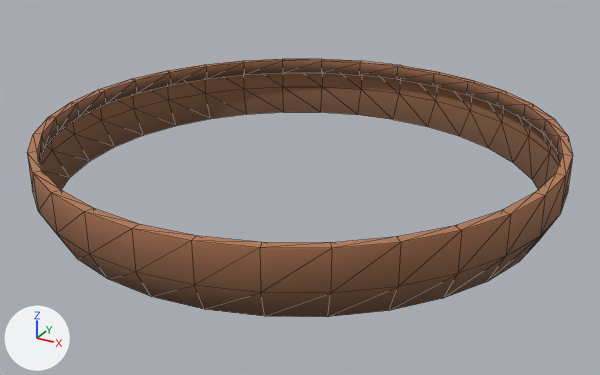
One commit to the glTF model assets/models/environment/EnvWalls.glb: the scene before it, then after it.
Camera for both pictures: a 50 mm lens placed at (65.0, -118.2, 52.6), pointed at (0.7, -1.3, -5.9). The lights are fixed; the arrows at lower left show +X, +Y and +Z. The older version comes first. Mesh edges are drawn as thin lines. Objects named as collision shapes, trigger or cutter boxes, shadow casters or lower levels of detail are left out. Where no turn or scale is listed for an object, it has been applied to the vertices. Vertices at exactly the same position are counted once.

Names of what the first picture shows: 'EnvWalls'.
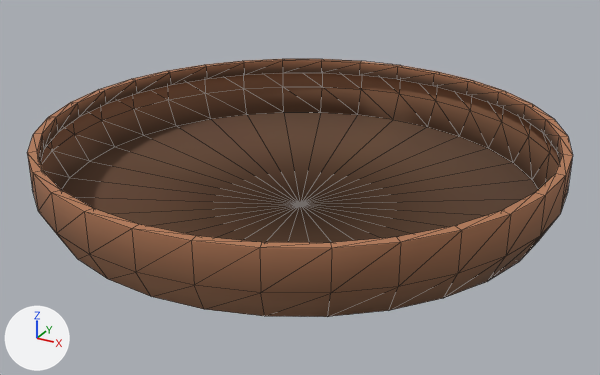
Where the change shows, as pixel boxes [x1, y1, x2, y2] in the pictures (600 x 375 px):
part 1 of me_cylinder_014, added (brown): after [62, 112, 538, 243]

Diff of the bpy script that builds the scene:
```diff
--- a/assets/models/environment/EnvWalls.glb.py
+++ b/assets/models/environment/EnvWalls.glb.py
@@ me_cylinder_014 @@
 # used by ob_envwalls; location = (0.0, 0.0, 0.0)
-me_cylinder_014.from_pydata(...)  # 160 vertices, 256 faces; spans x -44.8..44.8, y -44.8..44.8, z -6.6..4.9
+me_cylinder_014.from_pydata(...)  # 161 vertices, 288 faces; spans x -44.8..44.8, y -44.8..44.8, z -9.9..4.9
+# me_cylinder_014 part 1
+# 1 vertex is added at (0.0, 0.0, -9.9)
+# 32 new faces join them
 me_cylinder_014.materials.append(mat_colorsmat)
```
